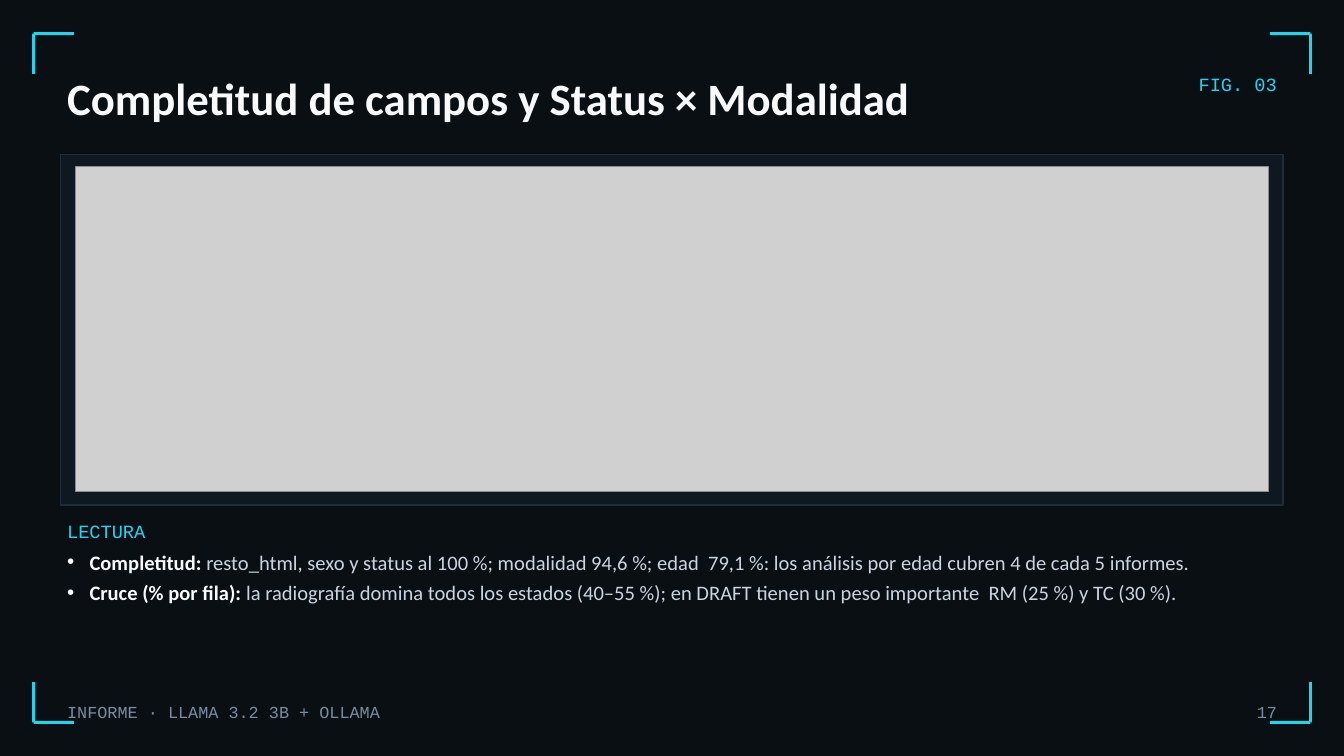
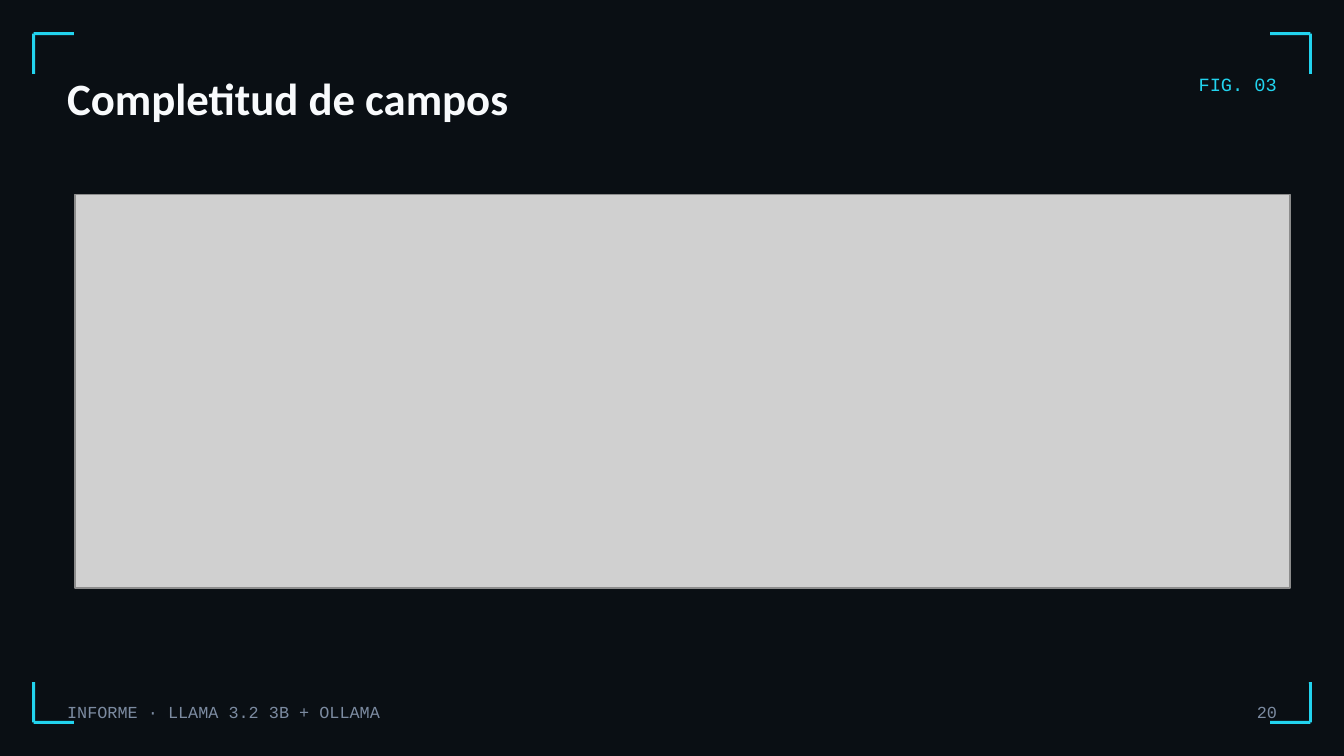
Before and after one commit to osleysorio/itacedemy_repo1_osley, a slide deck: slide 20 of sprint 13/Informe_Llama32_Ollama.pptx (slide 17 before the commit). Drawn at 1344x756 pixels with LibreOffice and Linux fonts; fonts in the diff are those of the drawing; grey boxes stand for pictures. Boxes give left, top, right and bottom in pixels: in the first picture for what was removed or moved away, otherwise in the second. Text is boxed around its words. In the diff, an @@ line names an element or a change of style, - is before the commit and + after.

```diff
--- a/sprint 13/Informe_Llama32_Ollama.pptx
+++ b/sprint 13/Informe_Llama32_Ollama.pptx
@@ title at (67, 83, 508, 122): text changed @@
-Completitud de campos y Status × Modalidad
+Completitud de campos
@@ rectangle removed at (60, 155, 1284, 505) @@
@@ picture: place and size @@
-picture at (75, 167, 1269, 492)
+picture at (75, 195, 1290, 589)
@@ text removed at (67, 525, 145, 538) @@
-LECTURA
@@ text removed at (90, 555, 1189, 604) @@
-• Completitud: resto_html, sexo y status al 100 %; modalidad 94,6 %; edad 79,1 %: los análisis por edad cubren 4 de cada 5 informes.
-• Cruce (% por fila): la radiografía domina todos los estados (40–55 %); en DRAFT tienen un peso importante RM (25 %) y TC (30 %).
@@ page number at (1257, 707, 1277, 723): text changed @@
-17
+20
```
Also in this commit, not shown: 18 other slides changed, 25 slides added, 14 slides removed, 1 other file.
